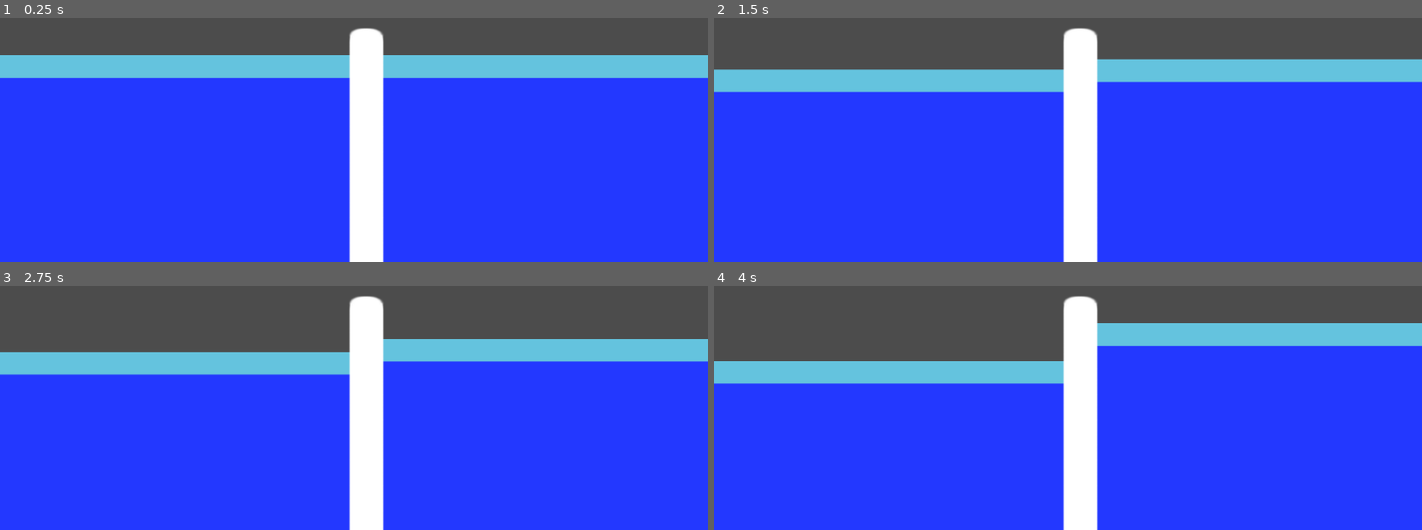
Above: before the commit, frames 1-4 (two rows, left to right).
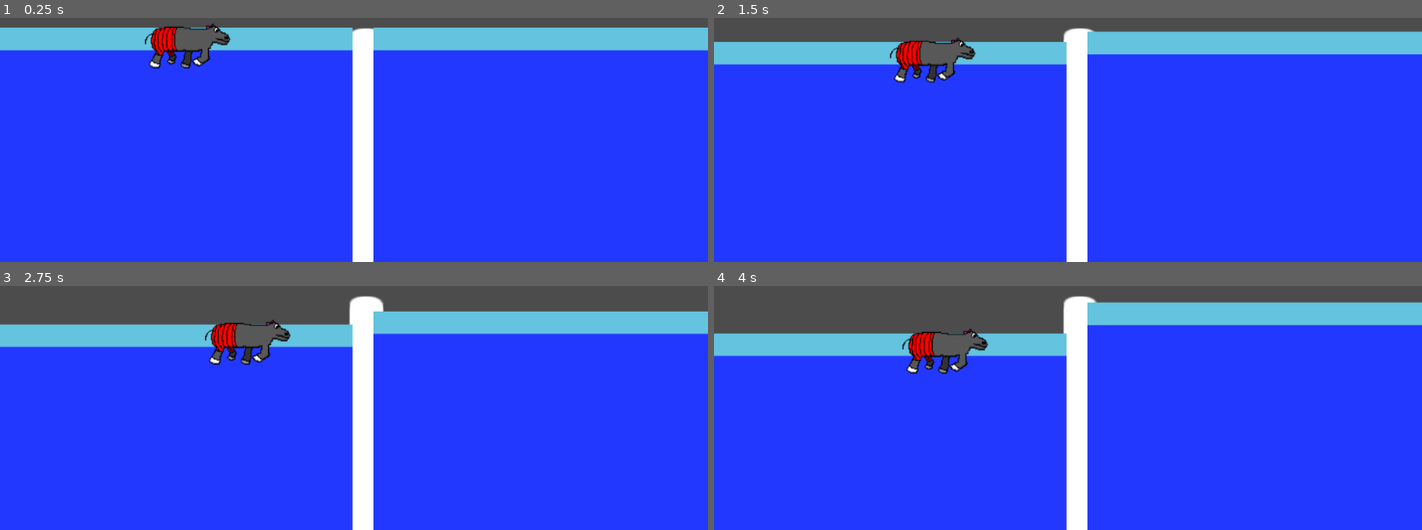
Above: after the commit, the same moments.

Repository: TeamGalileoRobotics/whippo
Game: Godot game, scene res://main.tscn
Two runs of this game, one before a commit and one after it. Both use one fixed random seed, a clock stepped at 60 frames per second and the inputs below.
Inputs:
- Up to frame 1 (0.25 s): no input
- Up to frame 2 (1.5 s): tap Enter at 0.5 s; hold D (player1_right, bound only after the commit) 0.53-1.28 s; hold Down (player2_down) 0.53-1.28 s; hold S (player1_down) from 1.28 s (still down); tap Up (player2_up) at 1.35 s
- Up to frame 3 (2.75 s): release S (player1_down) at 2.03 s; hold D (player1_right, bound only after the commit) from 2.03 s (still down); hold Down (player2_down) from 2.03 s (still down)
- Up to frame 4 (4 s): release D (player1_right, bound only after the commit) at 2.78 s; release Down (player2_down) at 2.78 s; hold W (player1_up) 2.78-3.53 s; tap Up (player2_up) at 2.85 s; tap Space at 3.5 s; hold A (player1_left, bound only after the commit) from 3.53 s (still down); hold Down (player2_down) from 3.53 s (still down)

The runs differ from the first frame. In frame 1, 21% of the frame differs, in the area x 0-100%, y 2-100%; in frame 2, 21%; in frame 3, 21%, in the area x 0-100%, y 10-100%; in frame 4, 20%.

Commit message:
Added left hippo :)

Diff:
--- a/hippo.tscn
+++ b/hippo.tscn
@@ -5,21 +5,26 @@
 [sub_resource type="RectangleShape2D" id=1]
 
 custom_solver_bias = 0.0
-extents = Vector2( 9.20086, 18.9704 )
+extents = Vector2( 13.4715, 28.148 )
 
-[node name="hippo" type="KinematicBody2D" index="0"]
+[node name="hippo" type="KinematicBody2D"]
 
 input_pickable = false
 collision_layer = 1
 collision_mask = 1
 collision/safe_margin = 0.08
+_sections_unfolded = [ "collision" ]
 
 [node name="Sprite" type="Sprite" parent="." index="0"]
 
+position = Vector2( 20, 20 )
+scale = Vector2( 1.4, 1.4 )
 texture = ExtResource( 1 )
+flip_h = true
+_sections_unfolded = [ "Offset" ]
 
 [node name="CollisionShape2D" type="CollisionShape2D" parent="." index="1"]
 
-position = Vector2( 0, 4.49541 )
+position = Vector2( 20, 30 )
 scale = Vector2( 4.45385, 0.710531 )
 shape = SubResource( 1 )
--- a/hippoLeft.gd
+++ b/hippoLeft.gd
@@ -2,11 +2,9 @@
 
 const SPEED = 1
 
-func _ready():
-	pass
-
 func _process(delta):
-	if (Input.is_action_pressed("playerLeft_left")):
+	move_and_collide(Vector2(0, 1))
+	if (Input.is_action_pressed("player1_left")):
 		move_and_collide(Vector2(-SPEED, 0))
-	if (Input.is_action_pressed("playerLeft_right")):
+	if (Input.is_action_pressed("player1_right")):
 		move_and_collide(Vector2(SPEED, 0))
--- a/main.tscn
+++ b/main.tscn
@@ -1,9 +1,11 @@
-[gd_scene load_steps=6 format=2]
+[gd_scene load_steps=9 format=2]
 
-[ext_resource path="res://sprites/water.png" type="Texture" id=1]
+[ext_resource path="res://sprites/pole.png" type="Texture" id=1]
 [ext_resource path="res://waterLeft.gd" type="Script" id=2]
-[ext_resource path="res://waterRight.gd" type="Script" id=3]
-[ext_resource path="res://sprites/pole.png" type="Texture" id=4]
+[ext_resource path="res://sprites/water.png" type="Texture" id=3]
+[ext_resource path="res://waterRight.gd" type="Script" id=4]
+[ext_resource path="res://hippo.tscn" type="PackedScene" id=5]
+[ext_resource path="res://hippoLeft.gd" type="Script" id=6]
 
 [sub_resource type="CapsuleShape2D" id=1]
 
@@ -11,27 +13,14 @@
 radius = 28.0
 height = 304.0
 
-[node name="main" type="Node2D" index="0"]
+[sub_resource type="RectangleShape2D" id=2]
 
-[node name="waterLeft" type="Sprite" parent="." index="0"]
+custom_solver_bias = 0.0
+extents = Vector2( 250.98, 50 )
 
-position = Vector2( 0, 300 )
-scale = Vector2( 0.996094, 1 )
-texture = ExtResource( 1 )
-centered = false
-script = ExtResource( 2 )
-_sections_unfolded = [ "Offset", "Transform" ]
+[node name="Node2D" type="Node2D" index="0"]
 
-[node name="waterRight" type="Sprite" parent="." index="1"]
-
-position = Vector2( 530, 300 )
-scale = Vector2( 0.976563, 1 )
-texture = ExtResource( 1 )
-centered = false
-script = ExtResource( 3 )
-_sections_unfolded = [ "Material", "Offset", "Transform" ]
-
-[node name="pole" type="StaticBody2D" parent="." index="2"]
+[node name="pole" type="StaticBody2D" parent="." index="0"]
 
 position = Vector2( 512, 300 )
 input_pickable = false
@@ -46,9 +35,66 @@
 [node name="poleSprite" type="Sprite" parent="pole" index="0"]
 
 position = Vector2( 18, 150 )
-texture = ExtResource( 4 )
+texture = ExtResource( 1 )
 
 [node name="CollisionShape2D" type="CollisionShape2D" parent="pole" index="1"]
 
 position = Vector2( 18, 140 )
+z_index = 1
 shape = SubResource( 1 )
+_sections_unfolded = [ "Z Index" ]
+
+[node name="waterLeft" type="StaticBody2D" parent="." index="1"]
+
+position = Vector2( 0, 260 )
+input_pickable = false
+collision_layer = 1
+collision_mask = 1
+constant_linear_velocity = Vector2( 0, 0 )
+constant_angular_velocity = 0.0
+friction = 1.0
+bounce = 0.0
+script = ExtResource( 2 )
+
+[node name="waterLeft" type="Sprite" parent="waterLeft" index="0"]
+
+scale = Vector2( 0.996094, 1 )
+texture = ExtResource( 3 )
+centered = false
+_sections_unfolded = [ "Offset", "Transform" ]
+
+[node name="CollisionShape2D" type="CollisionShape2D" parent="waterLeft" index="1"]
+
+position = Vector2( 250, 90 )
+scale = Vector2( 0.996094, 1 )
+shape = SubResource( 2 )
+
+[node name="waterRight" type="StaticBody2D" parent="." index="2"]
+
+position = Vector2( 540, 260 )
+input_pickable = false
+collision_layer = 1
+collision_mask = 1
+constant_linear_velocity = Vector2( 0, 0 )
+constant_angular_velocity = 0.0
+friction = 1.0
+bounce = 0.0
+script = ExtResource( 4 )
+
+[node name="waterRight" type="Sprite" parent="waterRight" index="0"]
+
+scale = Vector2( 0.996094, 1 )
+texture = ExtResource( 3 )
+centered = false
+_sections_unfolded = [ "Offset", "Transform" ]
+
+[node name="CollisionShape2D" type="CollisionShape2D" parent="waterRight" index="1"]
+
+position = Vector2( 250, 90 )
+scale = Vector2( 0.996094, 1 )
+shape = SubResource( 2 )
+
+[node name="hippoLeft" parent="." index="3" instance=ExtResource( 5 )]
+
+position = Vector2( 250, 270 )
+script = ExtResource( 6 )
--- a/project.godot
+++ b/project.godot
@@ -24,6 +24,10 @@
  ]
 player2_down=[ Object(InputEventKey,"resource_local_to_scene":false,"resource_name":"","device":0,"alt":false,"shift":false,"control":false,"meta":false,"command":false,"pressed":false,"scancode":16777234,"unicode":0,"echo":false,"script":null)
  ]
+player1_left=[ Object(InputEventKey,"resource_local_to_scene":false,"resource_name":"","device":0,"alt":false,"shift":false,"control":false,"meta":false,"command":false,"pressed":false,"scancode":65,"unicode":0,"echo":false,"script":null)
+ ]
+player1_right=[ Object(InputEventKey,"resource_local_to_scene":false,"resource_name":"","device":0,"alt":false,"shift":false,"control":false,"meta":false,"command":false,"pressed":false,"scancode":68,"unicode":0,"echo":false,"script":null)
+ ]
 
 [rendering]
 
--- a/waterLeft.gd
+++ b/waterLeft.gd
@@ -1,4 +1,4 @@
-extends Sprite
+extends StaticBody2D
 
 const WATER_SPEED = 0.5
 const MIN_WATER_Y = 500
--- a/waterRight.gd
+++ b/waterRight.gd
@@ -1,4 +1,4 @@
-extends Sprite
+extends StaticBody2D
 
 const WATER_SPEED = 0.5
 const MIN_WATER_Y = 500
